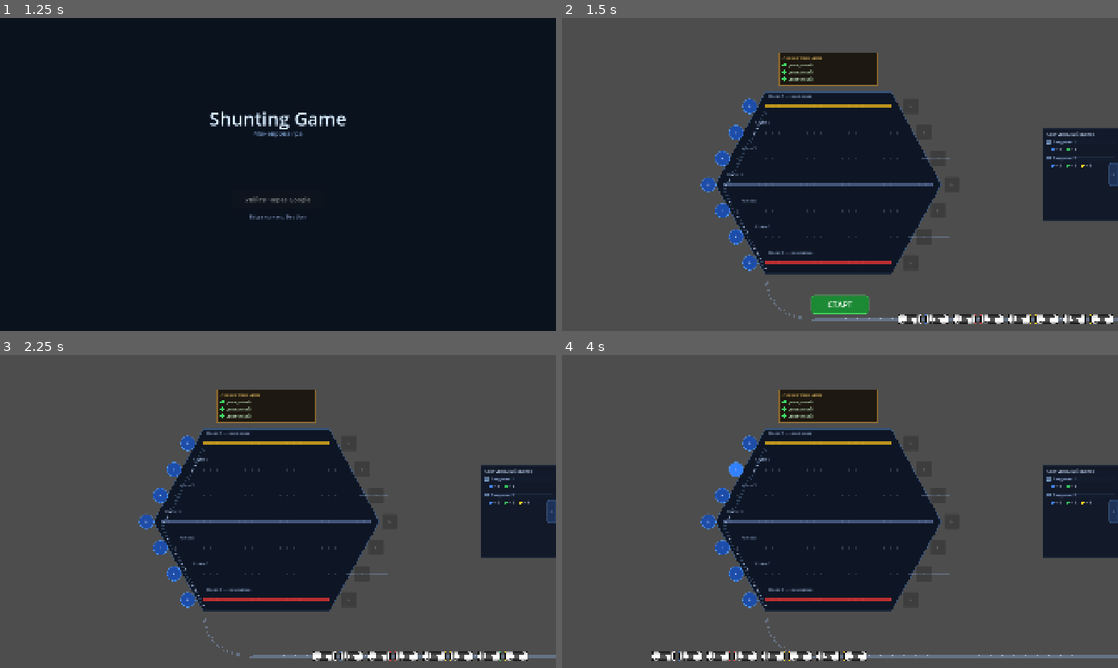
Above: before the commit, frames 1-4 (two rows, left to right).
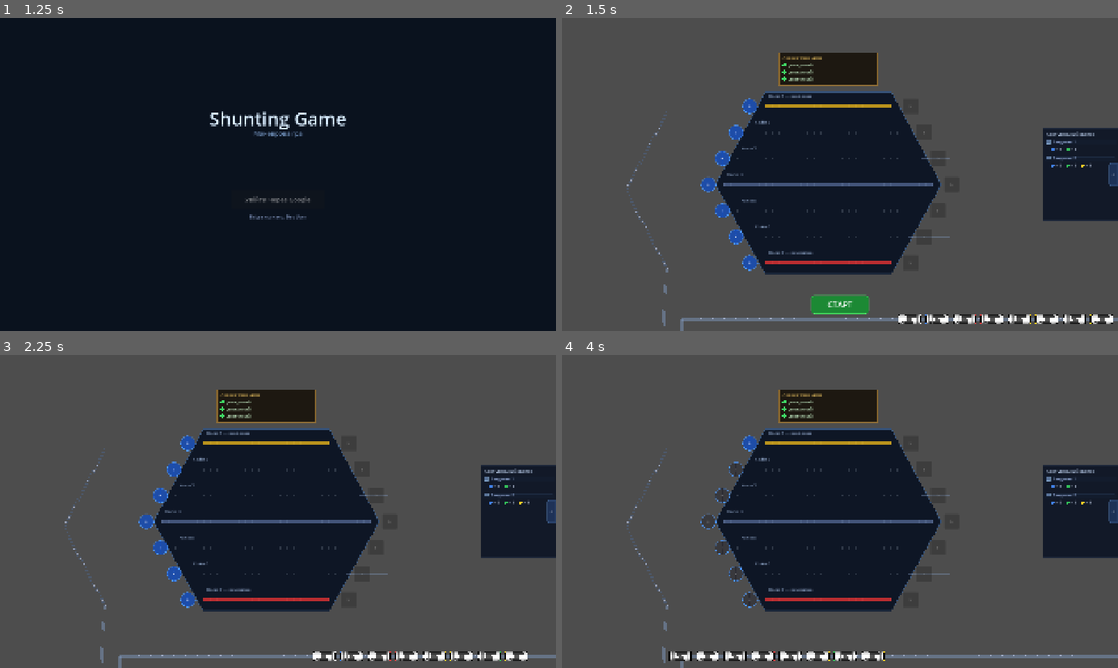
Above: after the commit, the same moments.

Repository: Fenimors99/shunting-game
Game: Godot game, scene res://scenes/LoginScreen.tscn
The game is run twice, just before and just after one commit, with the same random seed, the same clock (stepped at 60 frames per second) and the same inputs.
Inputs:
- Up to frame 1 (1.25 s): click "Увійти через Google" at 0.5 s
- Up to frame 2 (1.5 s): tap Enter at 1.25 s
- Up to frame 3 (2.25 s): click "СТАРТ" at 2 s
- Up to frame 4 (4 s): click "+" at 2.75 s; click "+" at 3.5 s

Frame 1 is identical in both runs. In frame 2, 0.6% of the frame differs, in the area x 11-46%, y 29-100%; in frame 3, 0.6%; in frame 4, 1.9%, in the area x 11-59%, y 29-100%.

Commit message:
global movement logic update

Diff:
--- a/scripts/GameScreen.gd
+++ b/scripts/GameScreen.gd
@@ -81,39 +81,34 @@
 
 func _on_wagon_entered_track(wagon: Wagon, track_index: int) -> void:
 	var slot: int = station.reserve_slot(track_index)
-	var target_y: float = station.get_track_y(track_index)
-	# ЗМІНЕНО: Передаємо track_index для шестикутного зміщення
-	var target_x: float = Layout.get_slot_x(track_index, slot)
+	var path := Layout.get_entry_path(track_index, slot)
+	_animate_along_path(wagon, path, func():
+		wagon.rotation = 0.0
+		station.place_wagon(wagon, track_index, slot)
+	)
 
-	var start_y = Layout.QUEUE_Y
-	var junction_x = Layout.JUNCTION_X
-	var bend_start_y = target_y + 20.0
-	var bend_end_x = junction_x + 40.0
+func _animate_along_path(wagon: Wagon, path: PackedVector2Array, on_done: Callable) -> void:
+	# Накопичені довжини відрізків для рівномірної швидкості
+	var cumul: Array[float] = [0.0]
+	for i in range(1, path.size()):
+		cumul.append(cumul[i - 1] + path[i - 1].distance_to(path[i]))
+	var total: float = cumul[cumul.size() - 1]
+	if total < 1.0:
+		on_done.call()
+		return
 
-	var tween := create_tween()
-	tween.set_trans(Tween.TRANS_LINEAR)
-
-	tween.tween_property(wagon, "rotation", -PI/2, 0.15)
-
-	var up_dist = abs(start_y - bend_start_y)
-	tween.tween_property(wagon, "position:y", bend_start_y, up_dist / Layout.SPEED)
-
-	tween.tween_property(wagon, "rotation", -PI/4, 0.1)
-
-	var diag_end = Vector2(bend_end_x, target_y)
-	var fixed_diag_dist = 44.7
-	var constant_diag_speed = Layout.SPEED * 0.7
-	tween.tween_property(wagon, "position", diag_end, fixed_diag_dist / constant_diag_speed)
-
-	tween.tween_property(wagon, "rotation", 0.0, 0.1)
-
-	var final_dist = abs(bend_end_x - target_x)
-	tween.tween_property(wagon, "position:x", target_x, final_dist / Layout.SPEED)
-
-	tween.tween_callback(func(): _wagon_arrived(wagon, track_index, slot))
-
-func _wagon_arrived(wagon: Wagon, track_index: int, slot: int) -> void:
-	station.place_wagon(wagon, track_index, slot)
+	var tween := create_tween().set_trans(Tween.TRANS_LINEAR)
+	tween.tween_method(func(t: float):
+		var d := t * total
+		for i in range(1, path.size()):
+			if cumul[i] >= d or i == path.size() - 1:
+				var seg_len := cumul[i] - cumul[i - 1]
+				var seg_t   := 0.0 if seg_len < 0.001 else (d - cumul[i - 1]) / seg_len
+				wagon.position = path[i - 1].lerp(path[i], clampf(seg_t, 0.0, 1.0))
+				break,
+		0.0, 1.0, total / Layout.SPEED
+	)
+	tween.tween_callback(on_done)
 
 func _on_track_exit_tapped(track_index: int) -> void:
 	if not loco_depot.use_locomotive():
--- a/scripts/Layout.gd
+++ b/scripts/Layout.gd
@@ -6,10 +6,11 @@
 
 const JUNCTION_X    := 240.0
 const QUEUE_Y       := 1039.0
-# Вертикальна розподільна рейка (впритул до лівого краю шестикутника)
-const DIST_RAIL_X   := 520.0
+# Вертикальна розподільна рейка
+const DIST_RAIL_X   := 220.0
 # Де горизонтальна черга закінчується і починається дуга вгору
-const QUEUE_ARC_X   := 714.0   # DIST_RAIL_X + (QUEUE_Y - track_7_y) ≈ 520+194
+# = DIST_RAIL_X + (QUEUE_Y - track_7_y), щоб дуга була рівномірною
+const QUEUE_ARC_X   := DIST_RAIL_X + QUEUE_Y - (TRACK_TOP + (TRACK_COUNT - 1) * TRACK_SPACING)
 
 const STATION_LEFT  := 560.0
 const STATION_RIGHT := 1280.0
@@ -38,19 +39,65 @@
 const TRACK_CAPACITIES   := { 1: 4, 2: 5, 3: 6, 4: 7, 5: 6, 6: 5, 7: 4 }
 const MAX_TRACK_CAPACITY := 7   # місткість центральної (найдовшої) колії
 
+# Глибина петлі вхідної дуги нижче QUEUE_Y
+const ENTRY_ARC_DEPTH := 350.0
+
 static func get_track_y(track_index: int) -> float:
 	return TRACK_TOP + (track_index - 1) * TRACK_SPACING
 
 static func get_track_capacity(track_index: int) -> int:
 	return TRACK_CAPACITIES.get(track_index, 5)
 
-# ЗМІНЕНО: Тепер приймає track_index для обчислення відступу
 static func get_slot_x(track_index: int, slot_index: int) -> float:
-	# Вираховуємо наскільки ця колія коротша за найдовшу (7)
-	var capacity_diff = 7.0 - get_track_capacity(track_index)
-	# Відступаємо від правого краю, щоб відцентрувати вагони
-	var offset = (capacity_diff / 2.0) * WAGON_GAP
+	var capacity_diff := float(MAX_TRACK_CAPACITY) - get_track_capacity(track_index)
+	var offset := (capacity_diff / 2.0) * WAGON_GAP
 	return STATION_RIGHT - 33.0 - offset - slot_index * WAGON_GAP
+
+# X-позиція розподільної рейки для конкретної колії
+static func get_dist_rail_x(track_index: int) -> float:
+	var cap_diff := float(MAX_TRACK_CAPACITY - get_track_capacity(track_index))
+	return DIST_RAIL_X + (cap_diff / 2.0) * WAGON_GAP
+
+# Нижня точка розподільної рейки (колія 7)
+static func get_dist_rail_bottom() -> Vector2:
+	return Vector2(get_dist_rail_x(TRACK_COUNT), get_track_y(TRACK_COUNT) + 20.0)
+
+# Масив точок вхідної дуги (черга → низ розподільної рейки)
+static func get_entry_arc(steps: int = 48) -> PackedVector2Array:
+	var bot := get_dist_rail_bottom()
+	return _cubic_bezier_pts(
+		Vector2(QUEUE_ARC_X, QUEUE_Y),
+		Vector2(QUEUE_ARC_X, QUEUE_Y + ENTRY_ARC_DEPTH),
+		Vector2(bot.x - 50.0, QUEUE_Y + ENTRY_ARC_DEPTH),
+		Vector2(bot.x, bot.y),
+		steps
+	)
+
+# Повний маршрут від точки зупинки черги до слоту на колії.
+# Використовується і для малювання рейок, і для анімації вагонів.
+static func get_entry_path(track_index: int, slot: int) -> PackedVector2Array:
+	var pts := PackedVector2Array()
+	# 1. Петля-дуга вниз і вгору до низу розподільної рейки
+	pts.append_array(get_entry_arc())
+	# 2. По розподільній рейці вгору до потрібної колії
+	for i in range(TRACK_COUNT, track_index - 1, -1):
+		pts.append(Vector2(get_dist_rail_x(i), get_track_y(i) + 20.0))
+	# 3. Маленька стрілка-відгалуження в колію
+	var dx := get_dist_rail_x(track_index)
+	var ty := get_track_y(track_index)
+	pts.append(Vector2(dx + 28.0, ty))
+	# 4. Горизонтально до слоту
+	pts.append(Vector2(get_slot_x(track_index, slot), ty))
+	return pts
+
+static func _cubic_bezier_pts(p0: Vector2, p1: Vector2, p2: Vector2, p3: Vector2,
+		steps: int = 48) -> PackedVector2Array:
+	var pts := PackedVector2Array()
+	for i in range(steps + 1):
+		var t  := float(i) / steps
+		var mt := 1.0 - t
+		pts.append(mt*mt*mt*p0 + 3.0*mt*mt*t*p1 + 3.0*mt*t*t*p2 + t*t*t*p3)
+	return pts
 
 const EXIT_LOADING_POS  := Vector2(2200.0,  540.0)
 const EXIT_REPAIR_POS   := Vector2(2200.0, 1250.0)
--- a/scripts/Queue.gd
+++ b/scripts/Queue.gd
@@ -64,7 +64,7 @@
 		return
 
 	var front: Wagon = _wagons[0]
-	if front.position.x > Layout.JUNCTION_X:
+	if front.position.x > Layout.QUEUE_ARC_X:
 		return
 
 	_block(front)
--- a/scripts/Station.gd
+++ b/scripts/Station.gd
@@ -166,46 +166,23 @@
 	var rail_color := Color(0.5, 0.6, 0.75, 0.5)
 	var thin_color := COLOR_BORDER
 
-	# Нижня точка розподільної рейки — вхід колії 7 (нижня, найкоротша)
-	var bot_bx := _get_track_bounds(Layout.TRACK_COUNT).x
-	var bot_y  := Layout.get_track_y(Layout.TRACK_COUNT) + 20.0
-
-	# Дуга з черги: квадратична bezier, кутова точка = (bot_bx, QUEUE_Y)
-	# Δx ≈ Δy → рівномірне заокруглення
-	var arc_start_x := bot_bx + (Layout.QUEUE_Y - bot_y)
+	# Горизонтальна черга до точки зупинки
 	_draw_rail_segment(
 		Vector2(get_viewport_rect().size.x, Layout.QUEUE_Y),
-		Vector2(arc_start_x, Layout.QUEUE_Y),
+		Vector2(Layout.QUEUE_ARC_X, Layout.QUEUE_Y),
 		rail_color
 	)
-	_draw_curved_rail(_quad_bezier(
-		Vector2(arc_start_x, Layout.QUEUE_Y),
-		Vector2(bot_bx,      Layout.QUEUE_Y),
-		Vector2(bot_bx,      bot_y)
-	), rail_color)
-
-	# Розподільна рейка: діагональні сегменти по лівому краю шестикутника
-	# Колія 7 → 6 → 5 → 4 → 3 → 2 → 1  (знизу вгору)
+
+	# Петля-дуга — ті самі точки що й для руху вагонів
+	_draw_curved_rail(Layout.get_entry_arc(), rail_color)
+
+	# Розподільна рейка — ті самі точки що й для руху вагонів
 	for i in range(Layout.TRACK_COUNT, 1, -1):
-		var ya  := Layout.get_track_y(i)
-		var yb  := Layout.get_track_y(i - 1)
-		var bxa := _get_track_bounds(i).x
-		var bxb := _get_track_bounds(i - 1).x
 		_draw_rail_segment(
-			Vector2(bxa, ya + 20),
-			Vector2(bxb, yb + 20),
+			Vector2(Layout.get_dist_rail_x(i),     Layout.get_track_y(i)     + 20.0),
+			Vector2(Layout.get_dist_rail_x(i - 1), Layout.get_track_y(i - 1) + 20.0),
 			thin_color
 		)
-
-
-func _quad_bezier(p0: Vector2, p1: Vector2, p2: Vector2,
-		steps: int = 32) -> PackedVector2Array:
-	var pts := PackedVector2Array()
-	for i in range(steps + 1):
-		var t  := float(i) / steps
-		var mt := 1.0 - t
-		pts.append(mt * mt * p0 + 2.0 * mt * t * p1 + t * t * p2)
-	return pts
 
 
 func _draw_curved_rail(pts: PackedVector2Array, color: Color) -> void:
